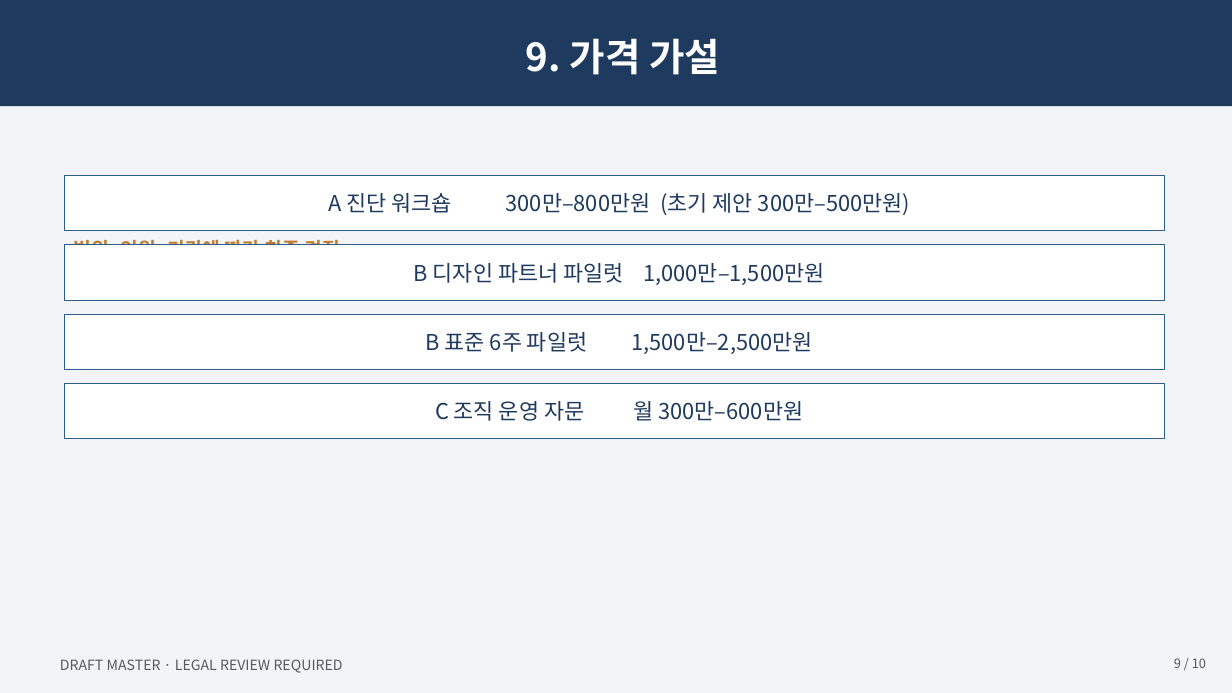
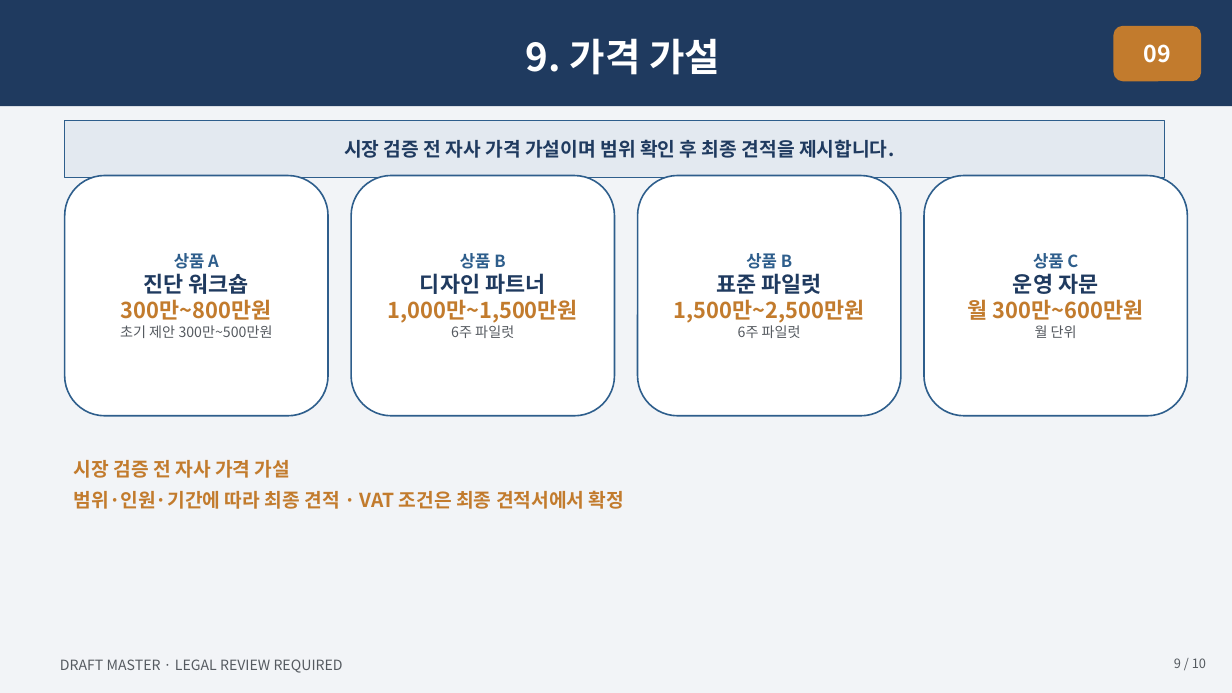
Before and after one commit to skerishKang/ai-revenue-lab, a slide deck: slide 9 of docs/commercial/business-35-ai-media-education-dx/customer-package/Business35_Master_Proposal_10p.pptx. Drawn at 1232x693 pixels with LibreOffice and Linux fonts; fonts in the diff are those of the drawing. Boxes give left, top, right and bottom in pixels: in the first picture for what was removed or moved away, otherwise in the second. Text is boxed around its words. In the diff, an @@ line names an element or a change of style, - is before the commit and + after.

```diff
--- a/docs/commercial/business-35-ai-media-education-dx/customer-package/Business35_Master_Proposal_10p.pptx
+++ b/docs/commercial/business-35-ai-media-education-dx/customer-package/Business35_Master_Proposal_10p.pptx
@@ rounded rectangle added at (1114,26,1202,81), fill #C27B2D, 18 pt, text #FFFFFF, bold @@
+09
@@ rectangle added at (65,120,1165,177), fill #E3E9F0, outline #2E5E8C 0.75 pt, 15 pt, text #1F3A5F, bold @@
+시장 검증 전 자사 가격 가설이며 범위 확인 후 최종 견적을 제시합니다.
@@ rounded rectangle "상품 A": place and size @@
-rounded rectangle "상품 A" at (65,176,1165,231)
+rounded rectangle "상품 A" at (65,176,328,416)
@@ rounded rectangle "상품 A" at (65,176,328,416): rectangle to rounded rectangle; outline #2E5E8C 0.75 pt to #2E5E8C 1.25 pt @@
@@ rounded rectangle added at (351,176,615,416), fill #FFFFFF, outline #2E5E8C 1.25 pt, 17 pt, text #C27B2D, bold @@
+상품 B
+디자인 파트너
+1,000만~1,500만원
+6주 파일럿
@@ rounded rectangle added at (638,176,901,416), fill #FFFFFF, outline #2E5E8C 1.25 pt, 17 pt, text #C27B2D, bold @@
+상품 B
+표준 파일럿
+1,500만~2,500만원
+6주 파일럿
@@ rounded rectangle added at (924,176,1188,416), fill #FFFFFF, outline #2E5E8C 1.25 pt, 17 pt, text #C27B2D, bold @@
+상품 C
+운영 자문
+월 300만~600만원
+월 단위
@@ rectangle removed at (65,245,1165,300) @@
-B 디자인 파트너 파일럿 1,000만–1,500만원
@@ text in rounded rectangle at (120,253,273,338): text changed; text colour #1F3A5F to #555A60; bold on @@
-A 진단 워크숍 300만–800만원 (초기 제안 300만–500만원)
+상품 A
+진단 워크숍
+300만~800만원
+초기 제안 300만~500만원
@@ rectangle removed at (65,314,1165,370) @@
-B 표준 6주 파일럿 1,500만–2,500만원
@@ rectangle removed at (65,384,1165,439) @@
-C 조직 운영 자문 월 300만–600만원
@@ text "시장 검증 전 자사 가격 ...": place and size @@
-text "시장 검증 전 자사 가격 ..." at (74,230,339,245)
+text "시장 검증 전 자사 가격 ..." at (74,460,624,509)
@@ text at (74,490,624,509): text changed @@
-범위·인원·기간에 따라 최종 견적
-VAT 조건은 최종 견적서에서 확정
+범위·인원·기간에 따라 최종 견적 · VAT 조건은 최종 견적서에서 확정
```
Also in this commit, not shown: 9 other slides changed, 19 other files.
